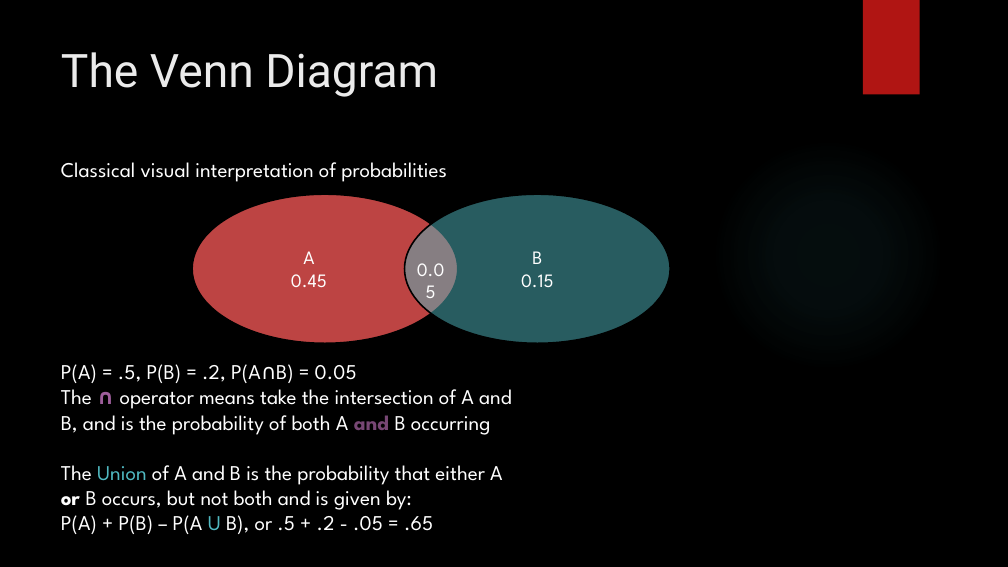
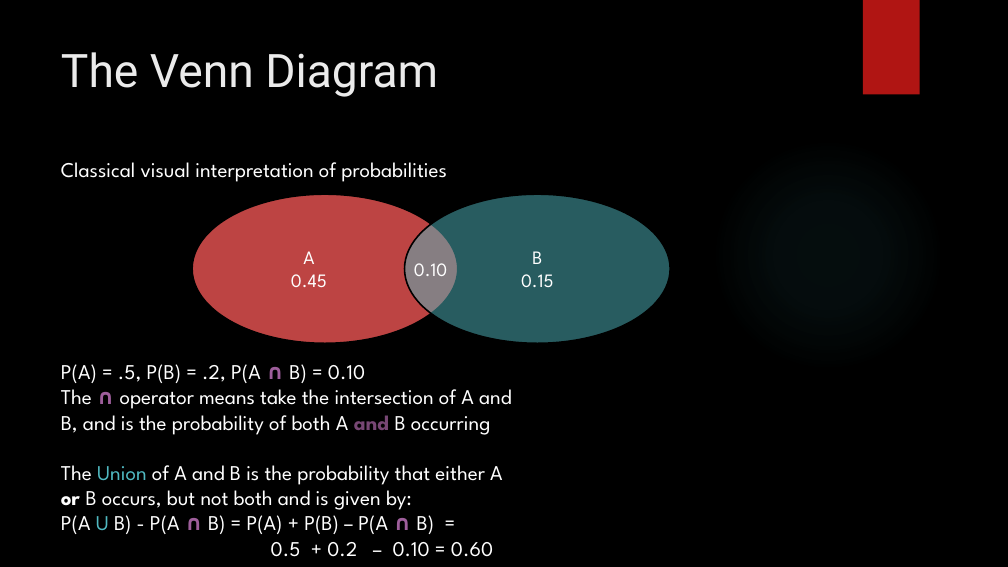
Before and after one commit to mattdemography/EDU_7043, a slide deck: slide 6 of Week_06/Probability Distributions.pptx. Drawn at 1008x567 pixels with LibreOffice and Linux fonts; fonts in the diff are those of the drawing; background and template pictures are left out. Boxes give left, top, right and bottom in pixels: in the first picture for what was removed or moved away, otherwise in the second. Text is boxed around its words. In the diff, an @@ line names an element or a change of style, - is before the commit and + after.

Commit message:
Corrected Slide 6

```diff
--- a/Week_06/Probability Distributions.pptx
+++ b/Week_06/Probability Distributions.pptx
@@ text at (x1=414, y1=263, x2=447, y2=276): text changed @@
-0.05
+0.10
@@ text at (x1=61, y1=364, x2=365, y2=383): text changed @@
-P(A) = .5, P(B) = .2, P(A∩B) = 0.05
+P(A) = .5, P(B) = .2, P(A ∩ B) = 0.10
@@ text at (x1=61, y1=515, x2=493, y2=557): text changed @@
-P(A) + P(B) – P(A U B), or .5 + .2 - .05 = .65
+P(A U B) - P(A ∩ B) = P(A) + P(B) – P(A ∩ B) =
+0.5 + 0.2 – 0.10 = 0.60
```
